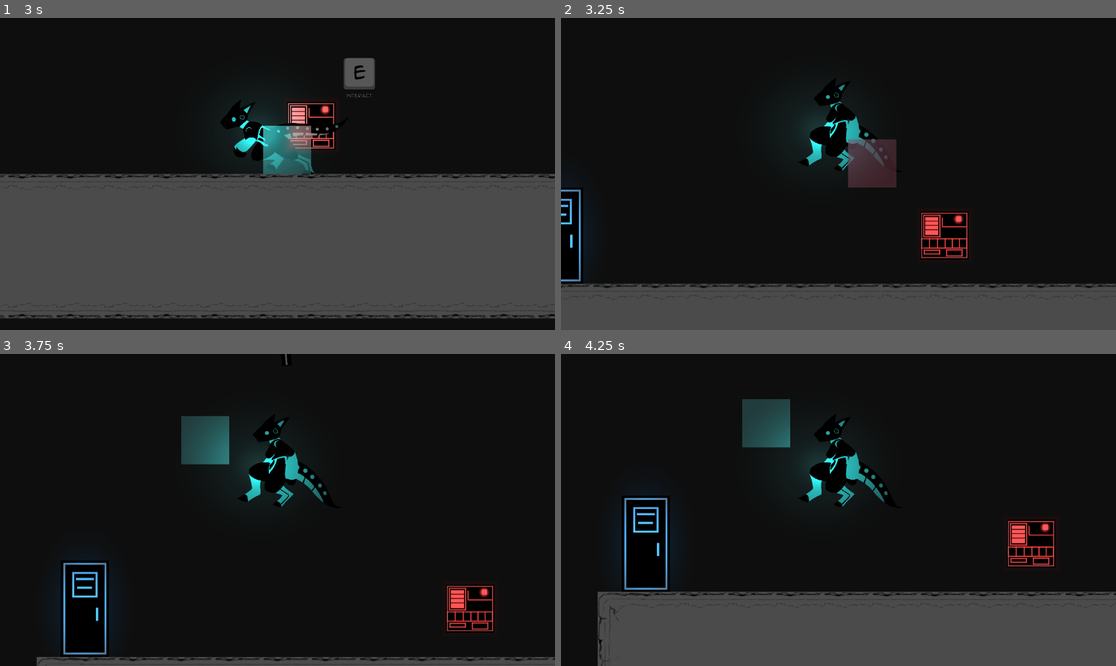
Above: before the commit, frames 1-4 (two rows, left to right).
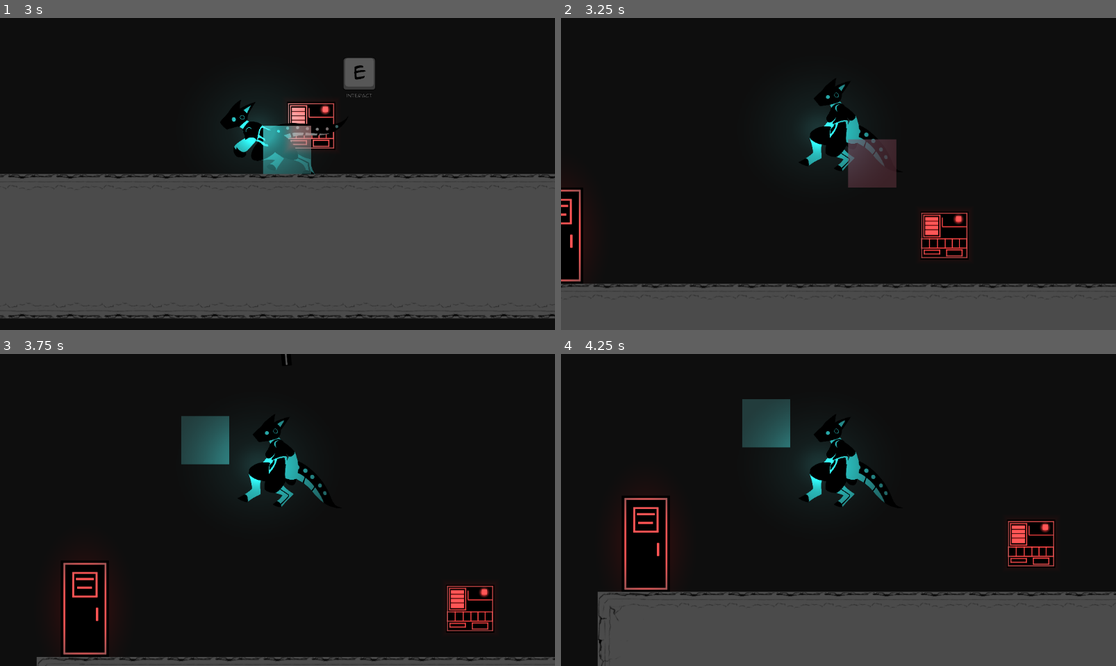
Above: after the commit, the same moments.

Repository: scales-in-git/TeamTime
Game: Godot game, scene res://Scenes/Levels/Debug/RundimentaryLevels/LevelC.tscn
Same seed, same stepped clock (60 frames per second), same inputs: the game is played once before the commit and once after it. The project has no main scene, so this scene is started directly.
Inputs (mouse positions are in pixels of both pictures, inside the frame that each line leads up to):
- Up to frame 1 (3 s): tap Enter (ui_accept) at 0.5, 1.25 s; move the mouse to (249, 236) at 0.52 s; hold Right mouse button (player_block_delete) 0.53-1.28 s; hold W (player_up) 0.53-2.03 s; click (249, 236) at 0.67 s; tap Space (player_jump) at 0.77, 1.52 s; move the mouse to (444, 220) at 1.27 s; click (444, 220) at 1.35 s; move the mouse to (111, 127) at 2.02 s; hold Q (player_delete_all) 2.03-2.78 s; hold A (player_left) from 2.03 s (still down); move the mouse to (305, 174) at 2.77 s; tap E (player_interact) at 2.85 s; click (305, 174) at 2.92 s
- Up to frame 2 (3.25 s): keep holding A (player_left); tap Space (player_jump) at 3.02 s
- Up to frame 3 (3.75 s): move the mouse to (194, 432) at 3.52 s; release A (player_left) at 3.53 s; hold S from 3.53 s (still down); hold F from 3.53 s (still down)
- Up to frame 4 (4.25 s): keep holding S; keep holding F; tap Space (player_jump) at 3.77 s

Frame 1 is identical in both runs. In frame 2, 0.3% of the frame differs, in the area x 0-4%, y 55-85%; in frame 3, 0.6%, in the area x 11-20%, y 66-97%; in frame 4, 0.5%.

Commit message:
Doors can be activated and deactivated

Diff:
--- a/Scenes/Levels/Debug/RundimentaryLevels/LevelC.tscn
+++ b/Scenes/Levels/Debug/RundimentaryLevels/LevelC.tscn
@@ -121,4 +121,5 @@
 
 [node name="Door" parent="." instance=ExtResource("14_2wxft")]
 position = Vector2(-3900, 0)
+state_manager = ExtResource("13_qmsud")
 scene = "uid://blqe2wxtr843y"
--- a/Scenes/Mechanics/Exit/ExitDoor/GoalDoor.gd
+++ b/Scenes/Mechanics/Exit/ExitDoor/GoalDoor.gd
@@ -8,13 +8,21 @@
 @export var active_colour: Color = Color("#008cff")
 @export var inactive_colour: Color = Color.RED
 
+@export var state_manager: OnOffState
 
 @onready var interact_zone = $%InteractZone
 @onready var door_sprite = $%DoorSprite
+@onready var door_light = $%DoorLight
 @onready var fade_out = $%FadeOut
+
+func is_active():
+	return not state_manager or state_manager.on
 
 
 func _on_interact_zone_interacted():
+	if not is_active():
+		return
+
 	SceneTransition.background_load_transition(scene)
 
 	Game.player.puppeting = true
@@ -32,6 +40,19 @@
 	SceneTransition.transition(scene)
 
 
+func turn_on():
+	door_light.color = active_colour
+
+func turn_off():
+	door_light.color = inactive_colour
+
+
 func _ready():
 	$%FadeOut.color = fade_colour
 	$%FadeOut.color.a = 0.0
+
+	if not is_active():
+		door_light.color = inactive_colour
+	if state_manager:
+		state_manager.turned_on.connect(turn_on)
+		state_manager.turned_off.connect(turn_off)
--- a/Scenes/Mechanics/Exit/ExitDoor/GoalDoor.tscn
+++ b/Scenes/Mechanics/Exit/ExitDoor/GoalDoor.tscn
@@ -69,6 +69,7 @@
 animation = &"Open"
 
 [node name="DoorLight" type="PointLight2D" parent="DoorSprite"]
+unique_name_in_owner = true
 scale = Vector2(0.215459, 0.354589)
 color = Color(0, 0.55, 1, 1)
 shadow_enabled = true
